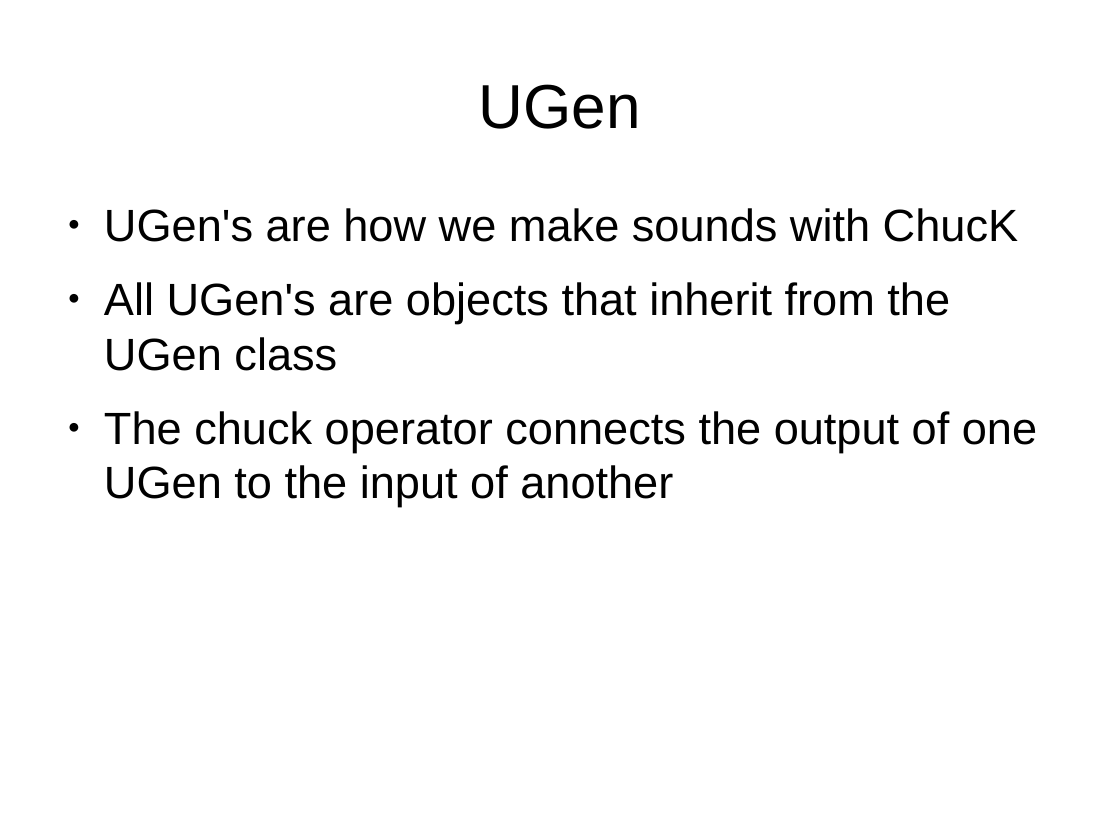
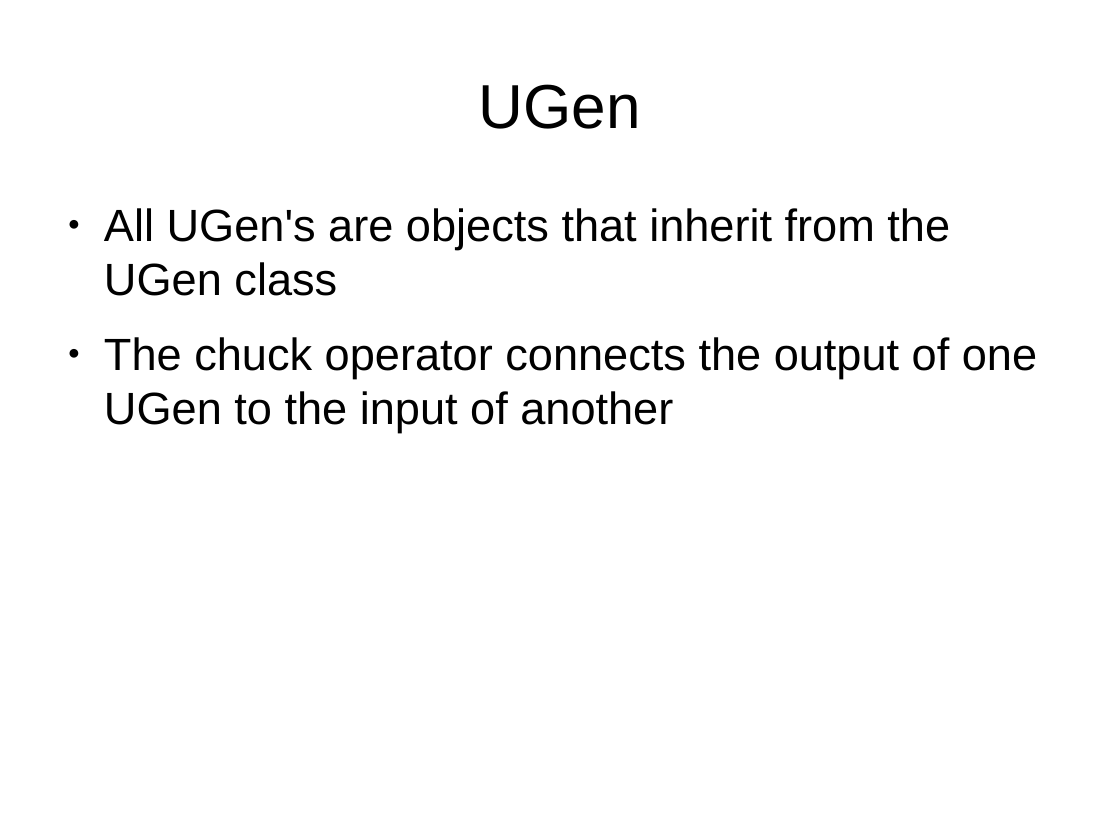
Before and after one commit to briansorahan/txlf-2013-chuck-talk, a slide deck: slide 42 of ChuckTalk.odp. Drawn at 1120x840 pixels with LibreOffice and Linux fonts; fonts in the diff are those of the drawing. Boxes give left, top, right and bottom in pixels: in the first picture for what was removed or moved away, otherwise in the second. Text is boxed around its words. In the diff, an @@ line names an element or a change of style, - is before the commit and + after.

```diff
--- a/ChuckTalk.odp
+++ b/ChuckTalk.odp
@@ text at box(104, 208, 1018, 242): paragraph removed @@
-● UGen's are how we make sounds with ChucK
```
Also in this commit, not shown: 5 other slides changed, 1 other file.
